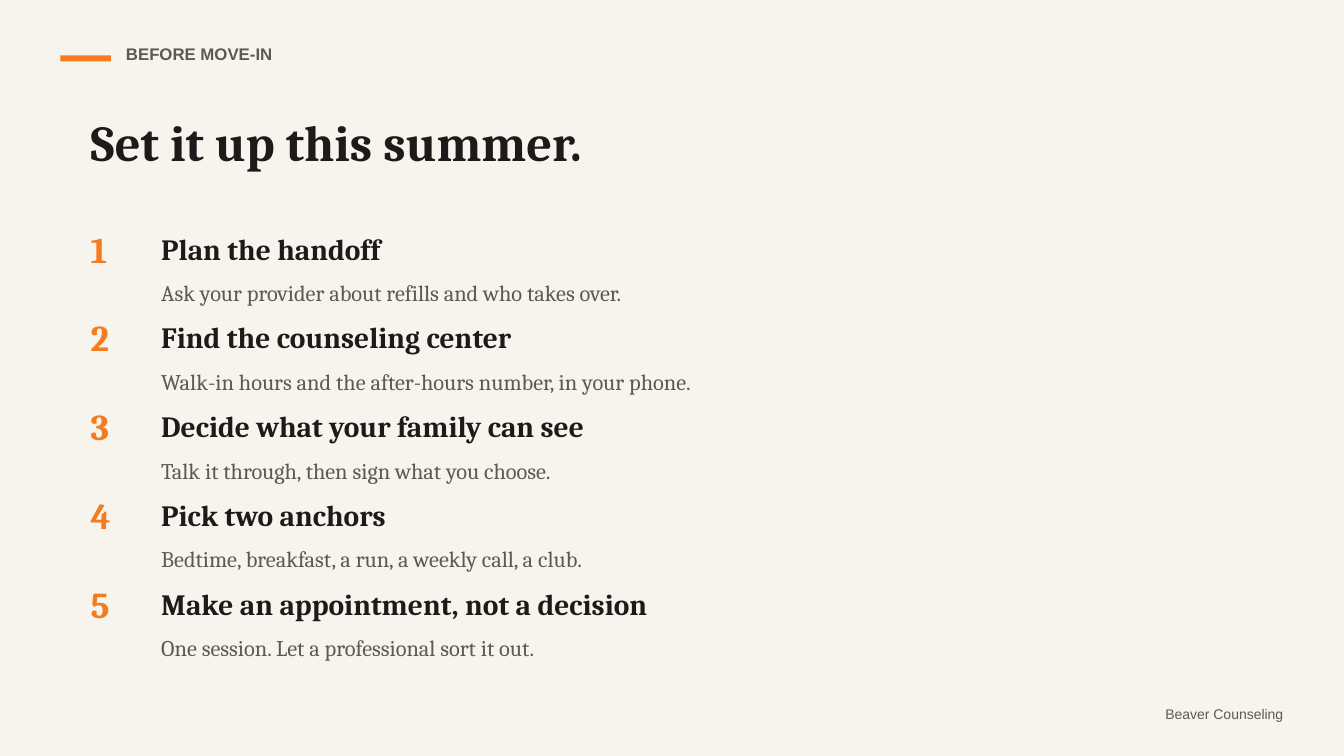
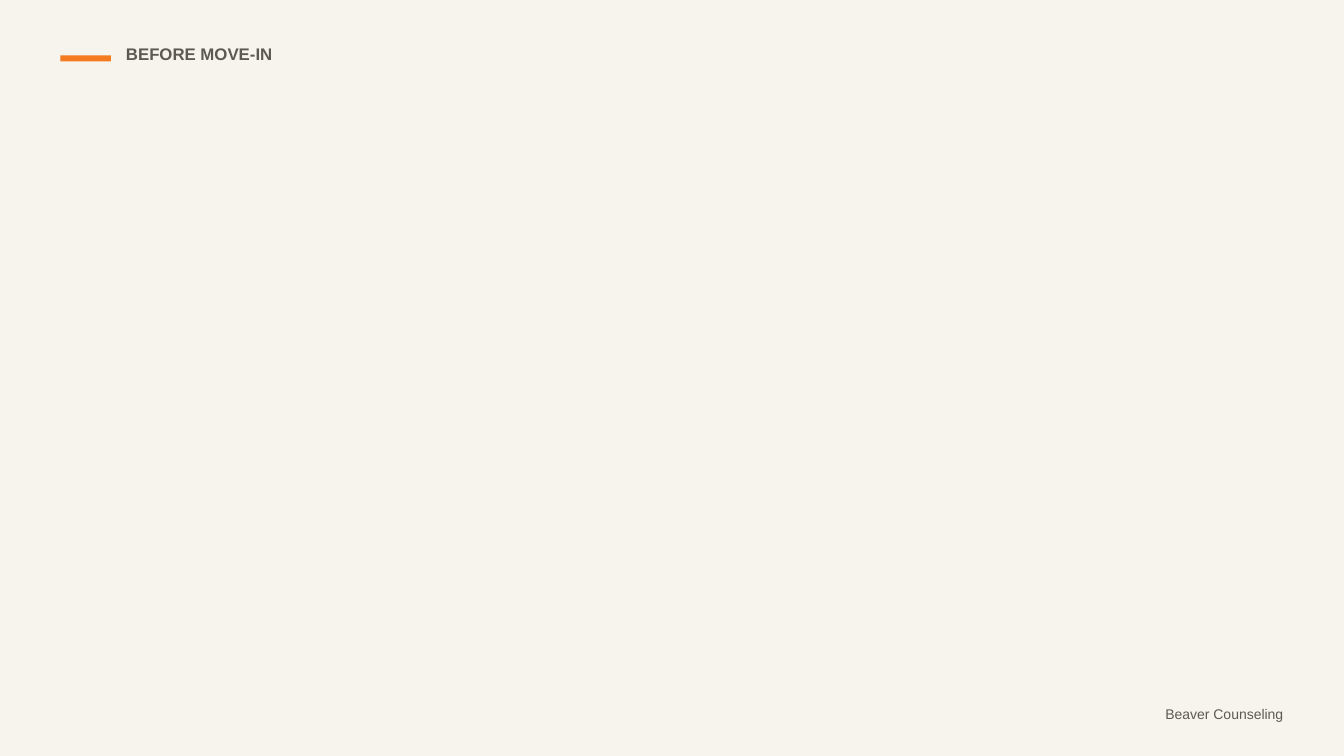
Before and after one commit to rmwtoolkit/bcds-toolkit, a slide deck: slide 16 of decks/launch-mental-health-lesson-v2.pptx (slide 8 before the commit). Drawn at 1344x756 pixels with LibreOffice and Linux fonts; fonts in the diff are those of the drawing; background and template pictures are left out. Boxes give left, top, right and bottom in pixels: in the first picture for what was removed or moved away, otherwise in the second. Text is boxed around its words. In the diff, an @@ line names an element or a change of style, - is before the commit and + after.

```diff
--- a/decks/launch-mental-health-lesson-v2.pptx
+++ b/decks/launch-mental-health-lesson-v2.pptx
@@ text removed at bbox=[91, 126, 581, 172] @@
-Set it up this summer.
@@ text removed at bbox=[91, 238, 108, 263] @@
-1
@@ text removed at bbox=[161, 239, 622, 306] @@
-Plan the handoff
-Ask your provider about refills and who takes over.
@@ text removed at bbox=[91, 326, 109, 351] @@
-2
@@ text removed at bbox=[161, 327, 691, 395] @@
-Find the counseling center
-Walk-in hours and the after-hours number, in your phone.
@@ text removed at bbox=[91, 415, 109, 441] @@
-3
@@ text removed at bbox=[161, 416, 584, 484] @@
-Decide what your family can see
-Talk it through, then sign what you choose.
@@ text removed at bbox=[91, 504, 111, 529] @@
-4
@@ text removed at bbox=[161, 505, 582, 572] @@
-Pick two anchors
-Bedtime, breakfast, a run, a weekly call, a club.
@@ text removed at bbox=[91, 593, 110, 619] @@
-5
@@ text removed at bbox=[161, 594, 648, 661] @@
-Make an appointment, not a decision
-One session. Let a professional sort it out.
```
Also in this commit, not shown: 8 other slides changed, 13 slides added, 2 slides removed, 14 other files.
